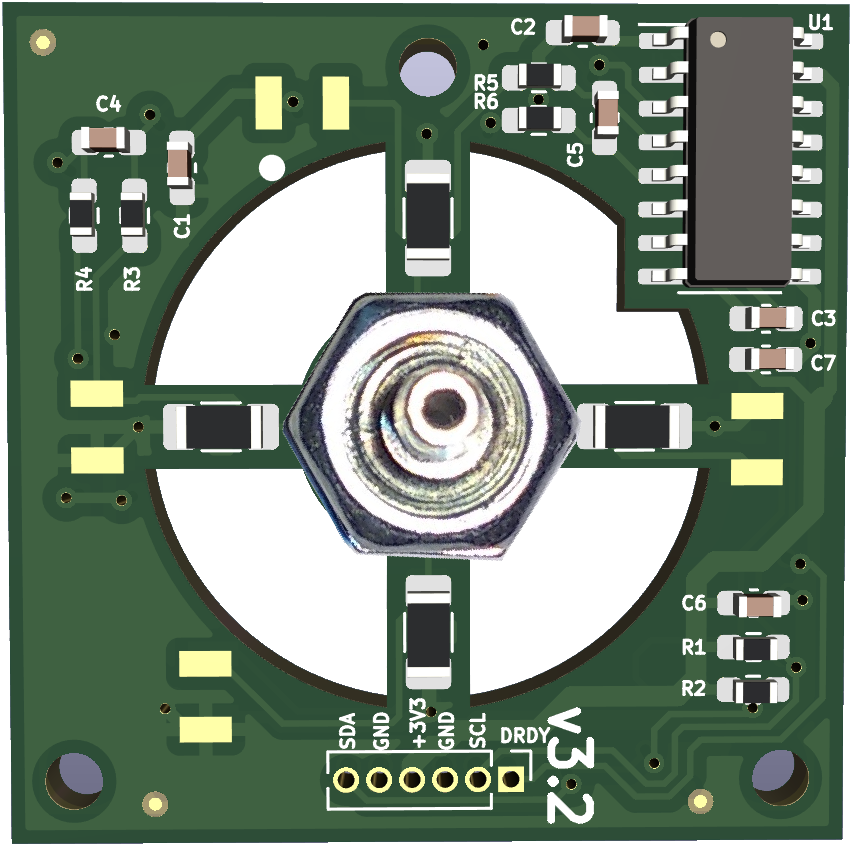
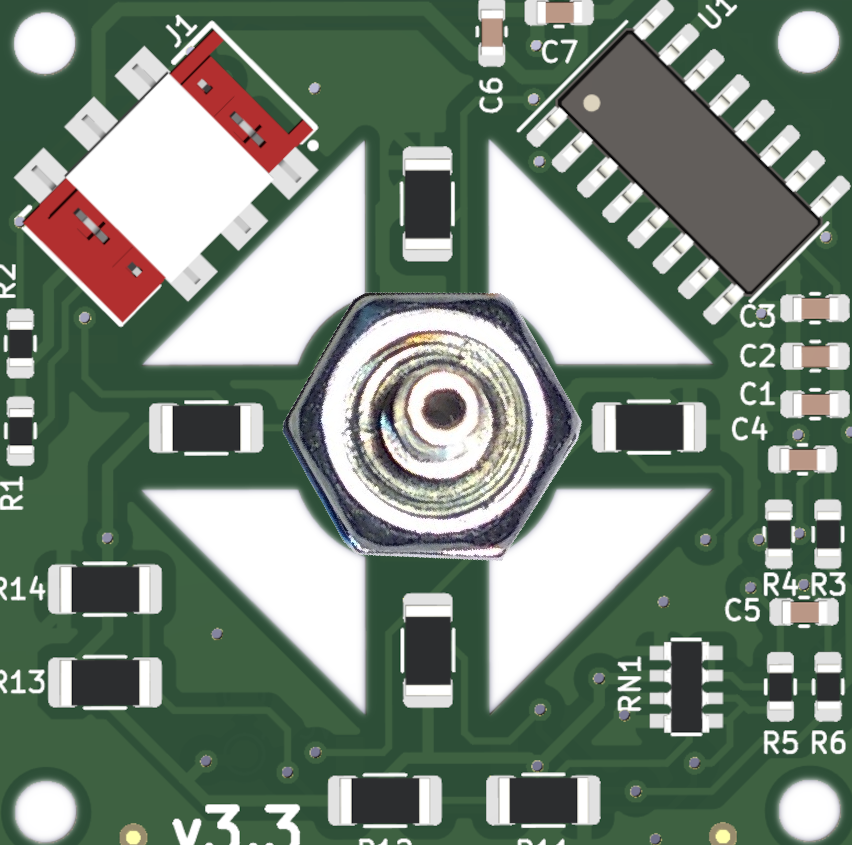
Before/after of a 852×845 layered artwork. What changed in the layer stack:
hid "Pasted Layer", painted on it over [0, 0, 852, 845]
added layer "Pasted Layer #4" over [0, 0, 852, 845]
